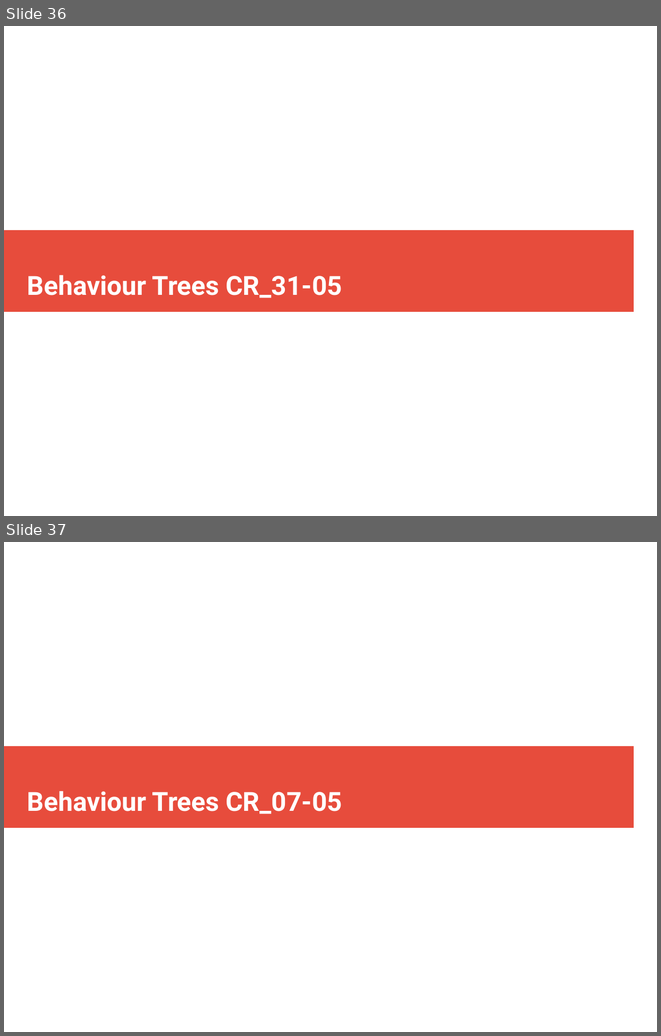
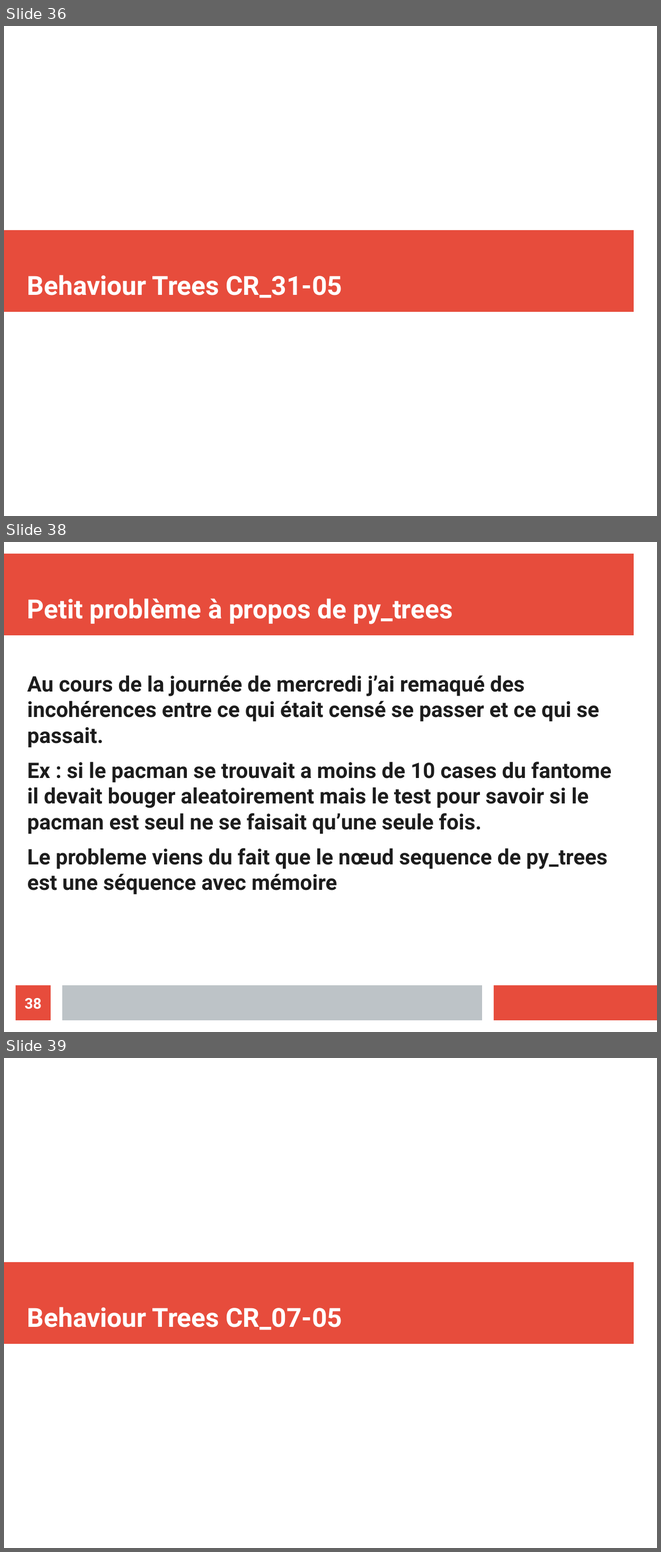
Before and after one commit to ValentinLebouvier/TAL2019, a slide deck: Comptes Rendus/CR.odp. Shown one above the other, each under a label of ours: slides 36 and 37 before the commit, slides 36, 38 and 39 after it; the slides between them are not shown. The pictures are 661x1036 and 661x1552 pixels, drawn with LibreOffice and Linux fonts; fonts in the diff are those of the drawing. Boxes give left, top, right and bottom in pixels: in the first picture for what was removed or moved away, otherwise in the second. Text is boxed around its words. In the diff, an @@ line names an element or a change of style, - is before the commit and + after.

```diff
--- a/Comptes Rendus/CR.odp
+++ b/Comptes Rendus/CR.odp
@@ slide 38 added at (4,542,657,1032), background #FFFFFF @@
@@ rectangle added at (4,554,634,636), fill #E74C3C @@
@@ title added at (27,598,452,624), 32 pt, text #FFFFFF, bold @@
+Petit problème à propos de py_trees
@@ text added at (27,675,611,894), 26 pt, text #1C1C1C, bold @@
+Au cours de la journée de mercredi j’ai remaqué des incohérences entre ce qui était censé se passer et ce qui se passait.
+Ex : si le pacman se trouvait a moins de 10 cases du fantome il devait bouger aleatoirement mais le test pour savoir si le pacman est seul ne se faisait qu’une seule fois.
+Le probleme viens du fait que le nœud sequence de py_trees est une séquence avec mémoire
@@ page number added at (16,985,51,1020), fill #E74C3C, 18 pt, text #FFFFFF, bold @@
+38
@@ rectangle added at (62,985,482,1020), fill #BDC3C7 @@
@@ rectangle added at (494,985,657,1020), fill #E74C3C @@
@@ what was slide 37 is now slide 39 @@
```
Also in this commit, not shown: 3 slides changed, 1 other slide added, 9 other files.
